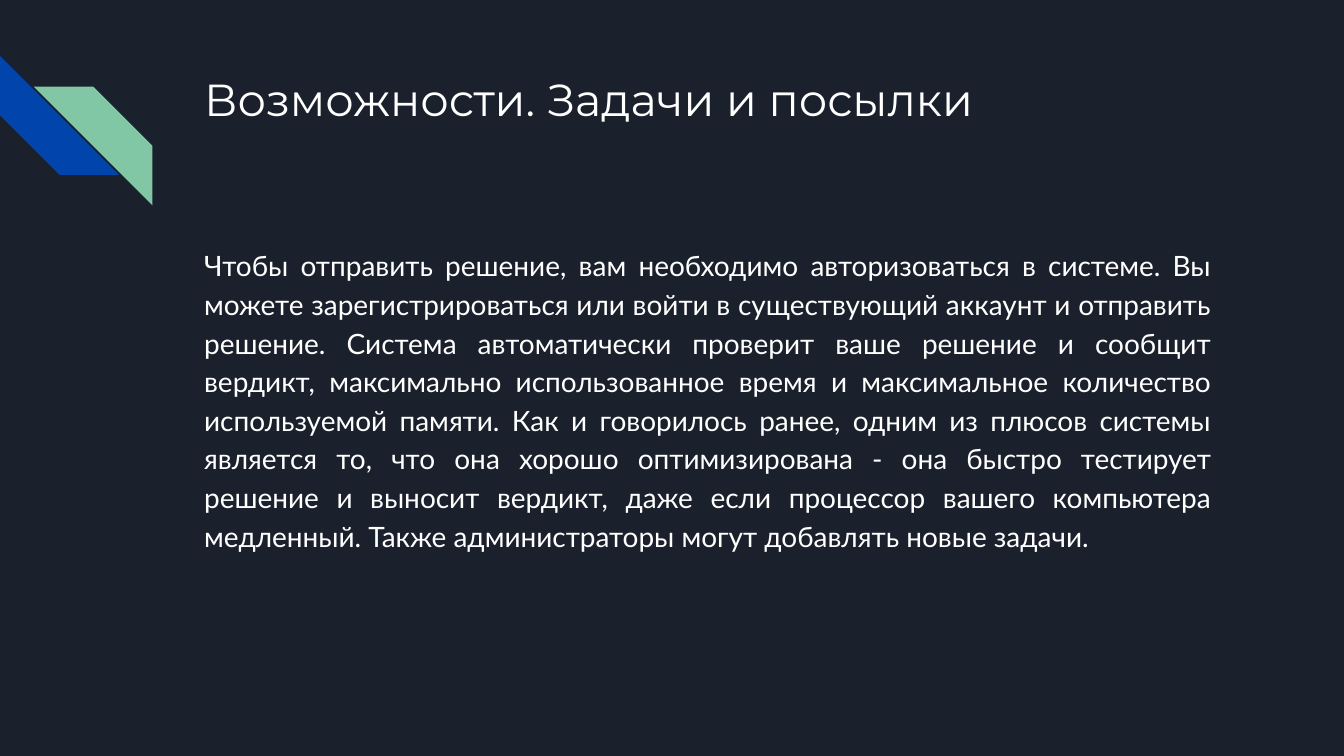
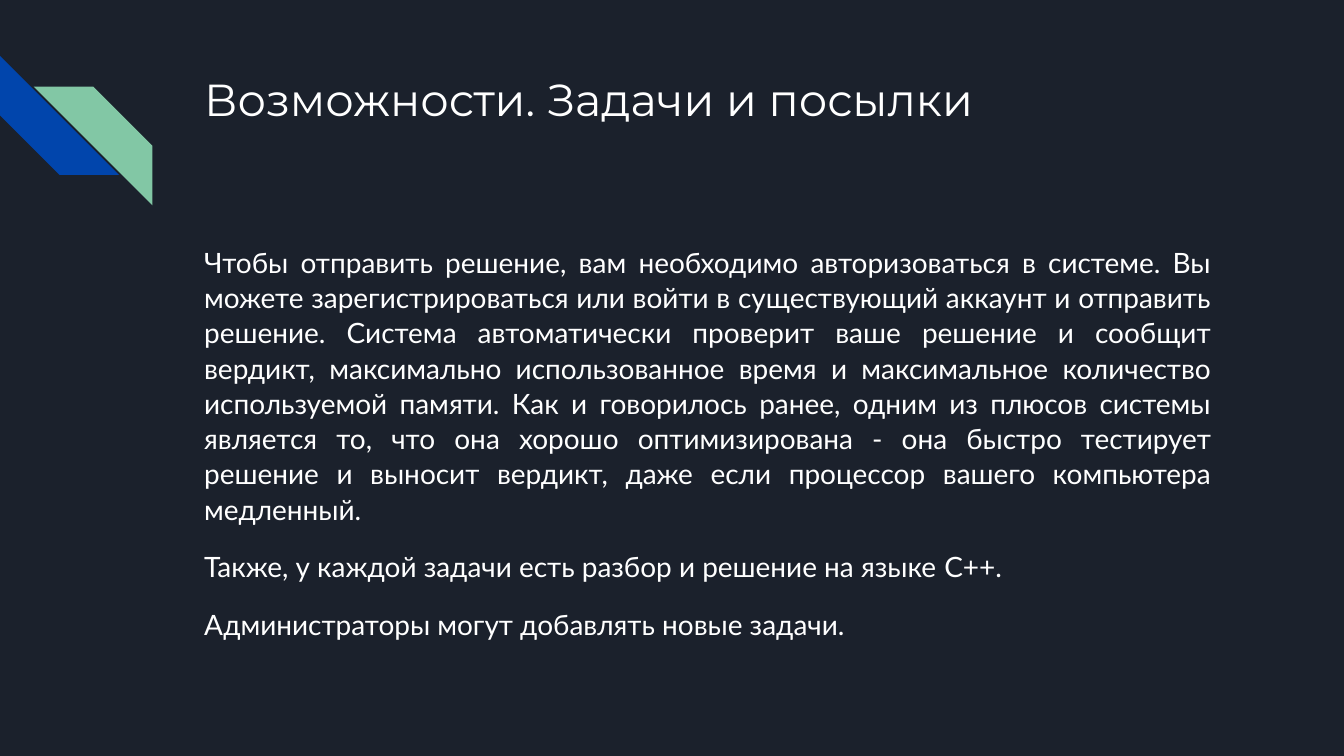
Before and after one commit to spike1236/WnSOJ, a slide deck: slide 6 of presentation_ru.pptx. Drawn at 1344x756 pixels with LibreOffice and Linux fonts; fonts in the diff are those of the drawing. Boxes give left, top, right and bottom in pixels: in the first picture for what was removed or moved away, otherwise in the second. Text is boxed around its words. In the diff, an @@ line names an element or a change of style, - is before the commit and + after.

Commit message:
update presentations

```diff
--- a/presentation_ru.pptx
+++ b/presentation_ru.pptx
@@ text at <box>204,253,1211,640</box>: text changed @@
-Чтобы отправить решение, вам необходимо авторизоваться в системе. Вы можете зарегистрироваться или войти в существующий аккаунт и отправить решение. Система автоматически проверит ваше решение и сообщит вердикт, максимально использованное время и максимальное количество используемой памяти. Как и говорилось ранее, одним из плюсов системы является то, что она хорошо оптимизирована - она быстро тестирует решение и выносит вердикт, даже если процессор вашего компьютера медленный. Также администраторы могут добавлять новые задачи.
+Чтобы отправить решение, вам необходимо авторизоваться в системе. Вы можете зарегистрироваться или войти в существующий аккаунт и отправить решение. Система автоматически проверит ваше решение и сообщит вердикт, максимально использованное время и максимальное количество используемой памяти. Как и говорилось ранее, одним из плюсов системы является то, что она хорошо оптимизирована - она быстро тестирует решение и выносит вердикт, даже если процессор вашего компьютера медленный.
+Также, у каждой задачи есть разбор и решение на языке C++.
+Администраторы могут добавлять новые задачи.
```
Also in this commit, not shown: 1 other slide changed, 1 other file.
